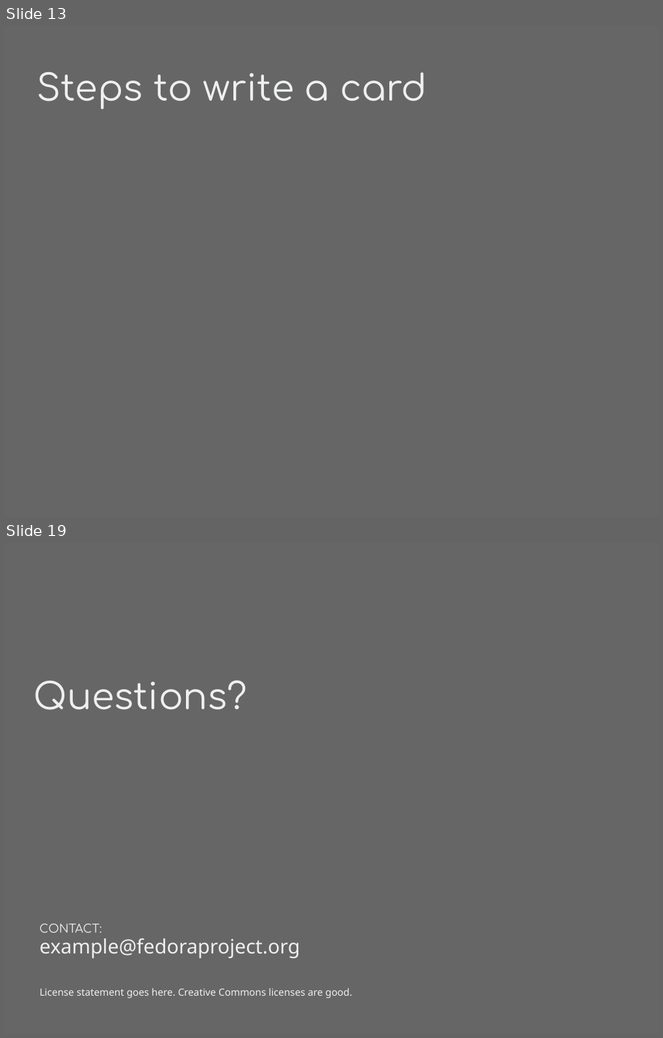
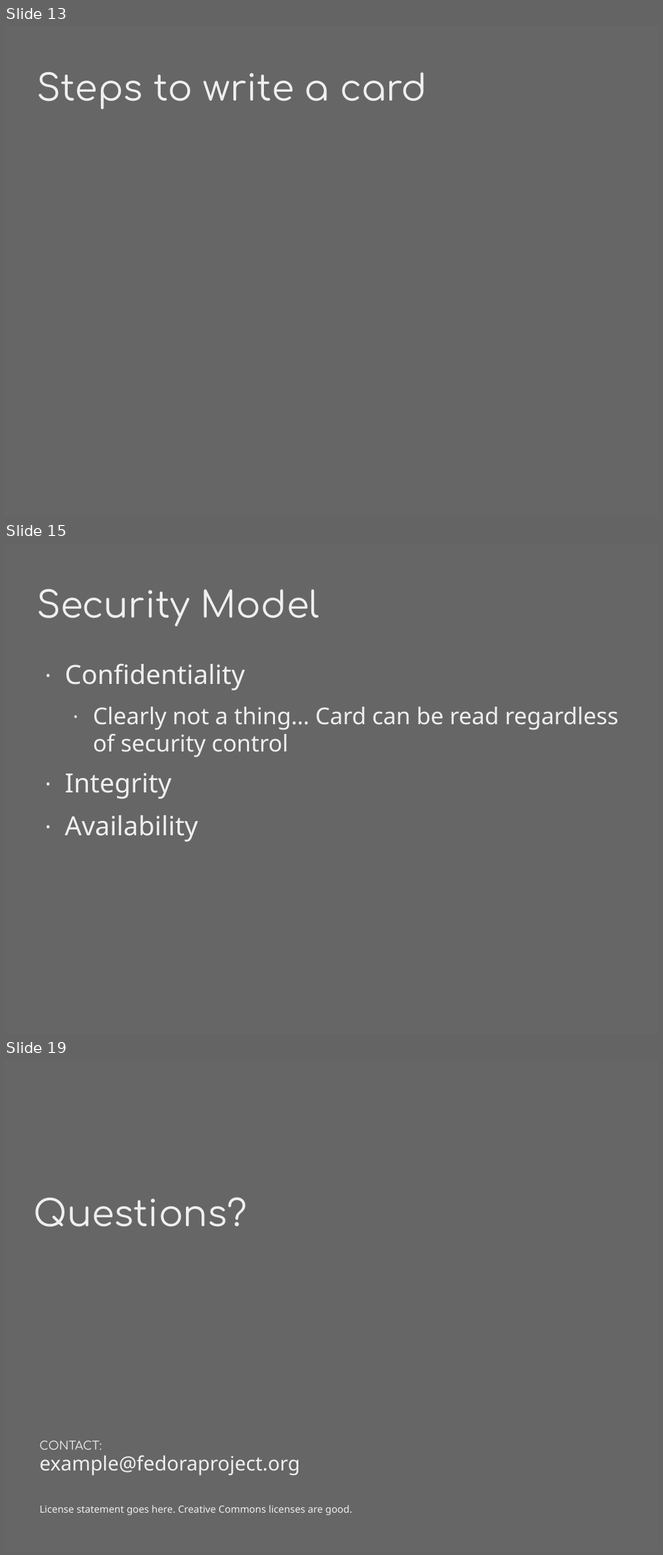
Before and after one commit to phyushin/Breaking_Badge, a slide deck: presentation/sle4442.odp. Shown one above the other, each under a label of ours: slides 13 and 19 before the commit, slides 13, 15 and 19 after it; the slides between them are not shown. The pictures are 663x1038 and 663x1555 pixels, drawn with LibreOffice and Linux fonts; fonts in the diff are those of the drawing. Boxes give left, top, right and bottom in pixels: in the first picture for what was removed or moved away, otherwise in the second. Text is boxed around its words. In the diff, an @@ line names an element or a change of style, - is before the commit and + after.

```diff
--- a/presentation/sle4442.odp
+++ b/presentation/sle4442.odp
@@ slide 15 added at (4,543,659,1034), background #666666 @@
@@ title added at (36,589,319,626), 44 pt, text #EEEFF0 @@
+Security Model
@@ text added at (65,664,619,842), 28 pt, text #EEEFF0 @@
+· Confidentiality
+  · Clearly not a thing… Card can be read regardless of security control
+· Integrity
+· Availability
```
Also in this commit, not shown: 6 slides changed, 7 other slides added, 7 slides removed.
